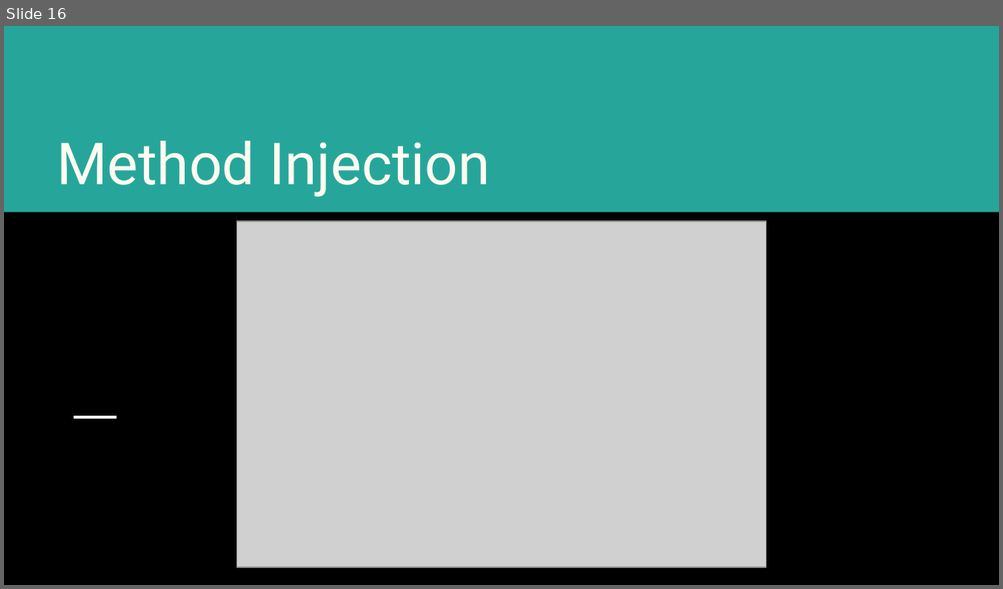
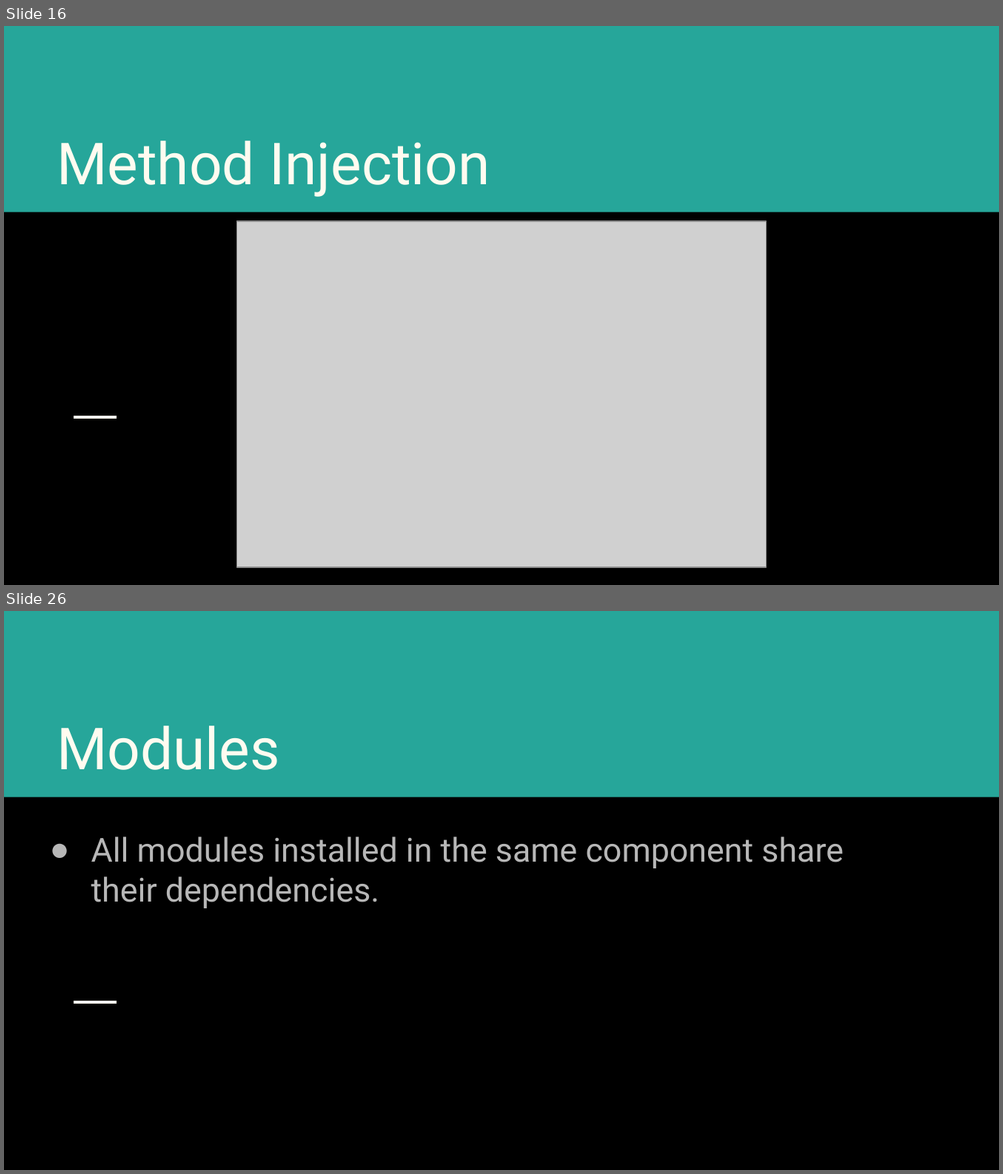
Before and after one commit to shamim-emon/hilt-session, a slide deck: Hilt-session-1.pptx. Shown one above the other, each under a label of ours: slide 16 before the commit, slides 16 and 26 after it; the slides between them are not shown. The pictures are 1003x589 and 1003x1174 pixels, drawn with LibreOffice and Linux fonts; fonts in the diff are those of the drawing; grey boxes stand for pictures. Boxes give left, top, right and bottom in pixels: in the first picture for what was removed or moved away, otherwise in the second. Text is boxed around its words. In the diff, an @@ line names an element or a change of style, - is before the commit and + after.

```diff
--- a/Hilt-session-1.pptx
+++ b/Hilt-session-1.pptx
@@ slide 26 added at (4,611,999,1170), background #000000; not listed: 2 template elements that a slide beside it also shows @@
@@ title added at (57,726,280,770), 42 pt, text #FFFBF0 @@
+Modules
@@ subtitle added at (91,837,843,908), 24 pt, text #B7B7B7 @@
+● All modules installed in the same component share their dependencies.
```
Also in this commit, not shown: 1 slide changed, 10 other slides added, 1 other file.
